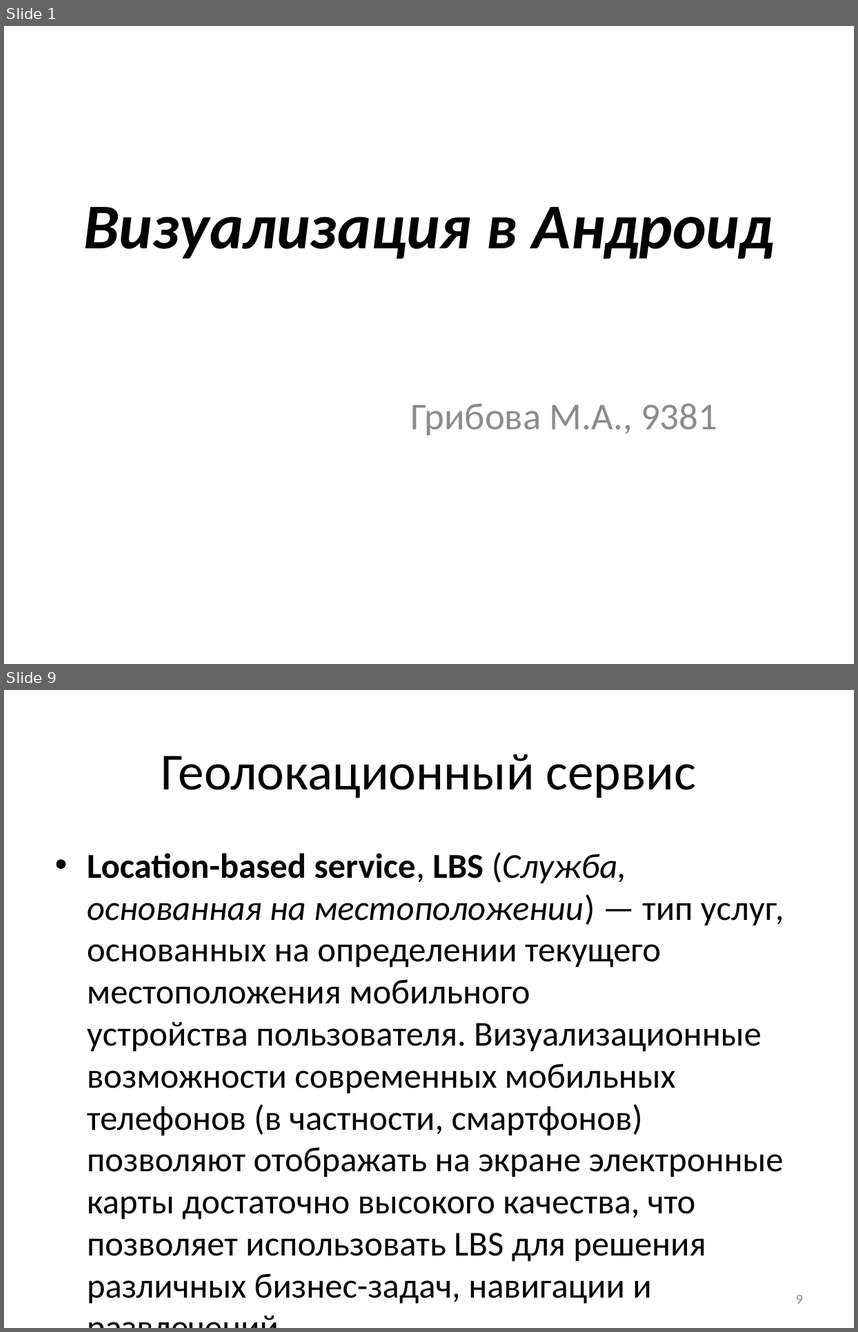
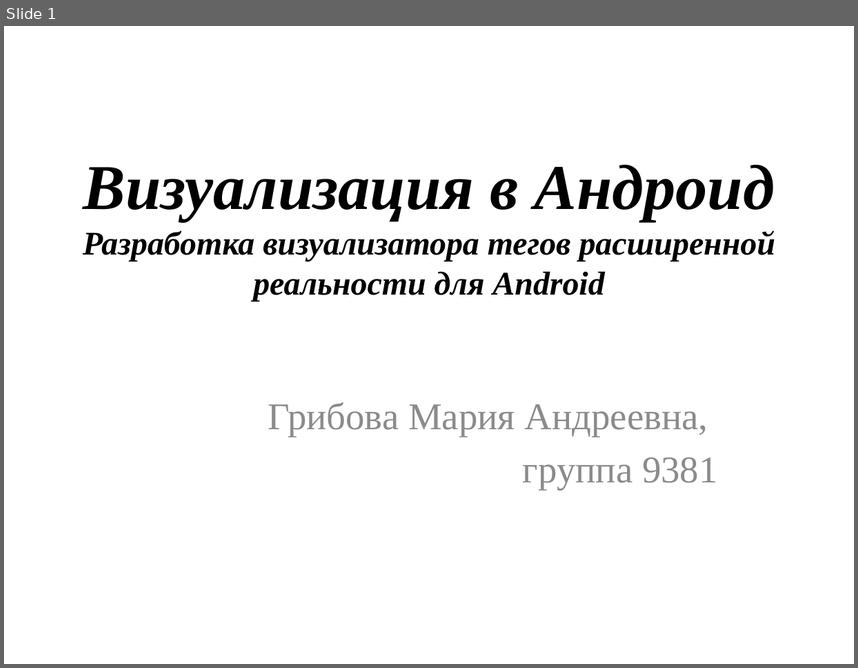
Before and after one commit to geo2tag/geocube, a slide deck: Диплом презентация.pptx. Shown one above the other, each under a label of ours: slides 1 and 9 before the commit, slide 1 after it; the slides between them are not shown. The pictures are 858x1332 and 858x668 pixels, drawn with LibreOffice and Linux fonts; fonts in the diff are those of the drawing. Boxes give left, top, right and bottom in pixels: in the first picture for what was removed or moved away, otherwise in the second. Text is boxed around its words. In the diff, an @@ line names an element or a change of style, - is before the commit and + after.

```diff
--- a/Диплом презентация.pptx
+++ b/Диплом презентация.pptx
@@ slide 9 removed at box(4, 690, 854, 1328), background #FFFFFF @@
@@ title removed at box(161, 754, 696, 798) @@
-Геолокационный сервис
@@ text removed at box(87, 852, 784, 1303) @@
-• Location-based service, LBS (Служба, основанная на местоположении) — тип услуг, основанных на определении текущего местоположения мобильного устройства пользователя. Визуализационные возможности современных мобильных телефонов (в частности, смартфонов) позволяют отображать на экране электронные карты достаточно высокого качества, что позволяет использовать LBS для решения различных бизнес-задач, навигации и развлечений.
@@ page number removed at box(796, 1294, 803, 1303) @@
-9
@@ slide 1 changed as well @@
@@ title at box(83, 165, 775, 301): text changed; size 54 to 28 pt; font Calibri to Times New Roman @@
-Визуализация в Андроид
+Визуализация в Андроид
+Разработка визуализатора тегов расширенной реальности для Android
@@ subtitle at box(268, 402, 718, 489): text changed; font Calibri to Times New Roman @@
-Грибова М.А., 9381
+Грибова Мария Андреевна,
+группа 9381
```
Also in this commit, not shown: 6 other slides changed, 9 slides added, 13 other slides removed.
